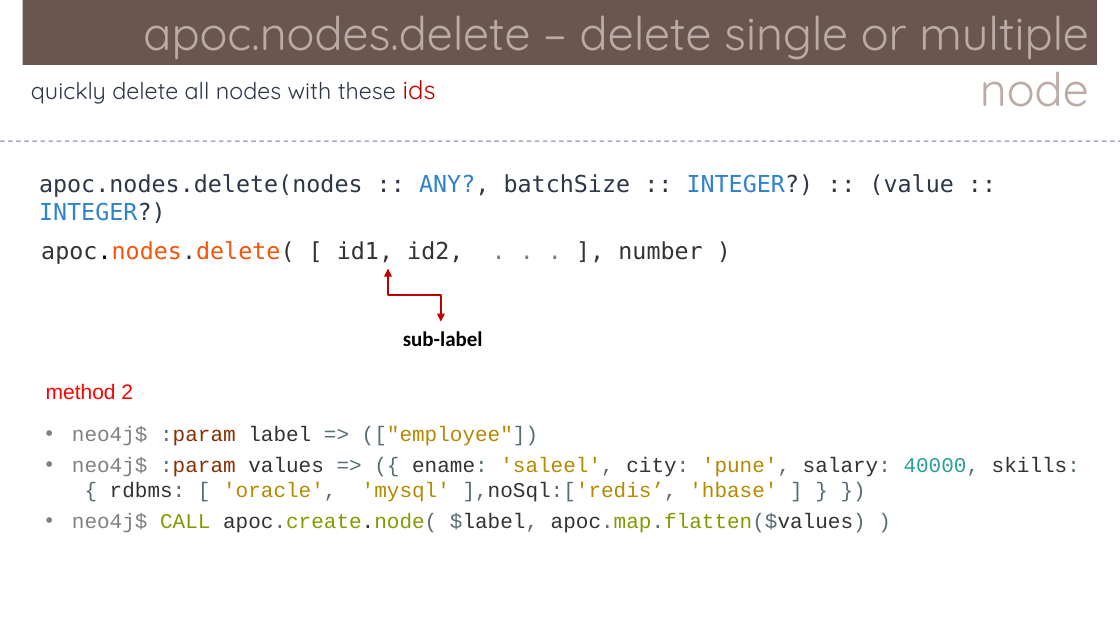
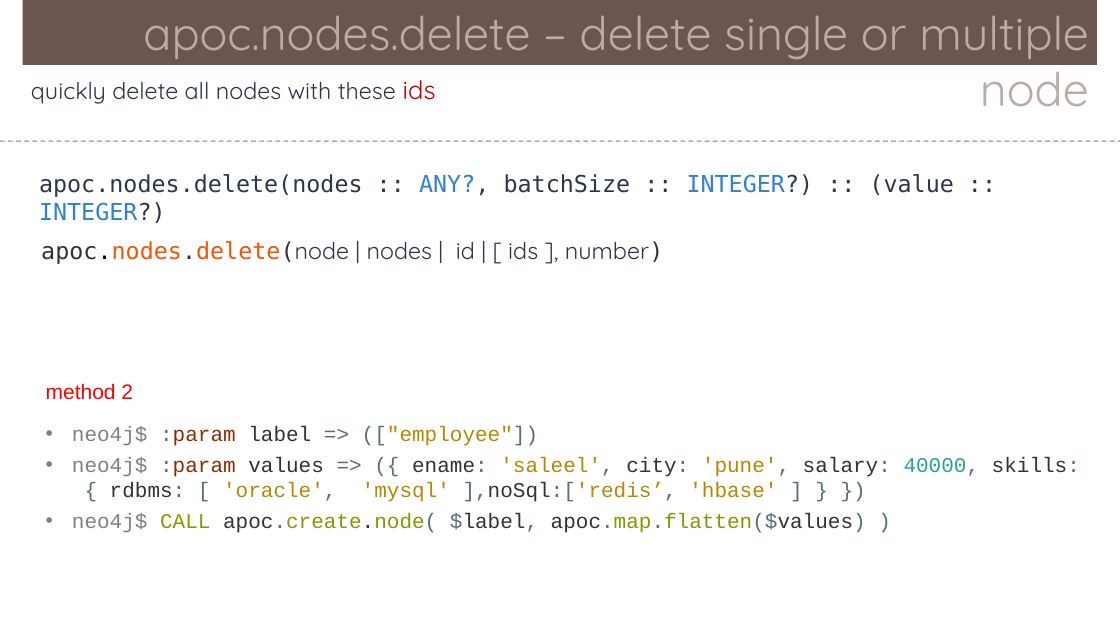
Before and after one commit to Saleel-Bagde/PPT-s, a slide deck: slide 46 of Neo4j.pptx (slide 41 before the commit). Drawn at 1120x630 pixels with LibreOffice and Linux fonts; fonts in the diff are those of the drawing. Boxes give left, top, right and bottom in pixels: in the first picture for what was removed or moved away, otherwise in the second. Text is boxed around its words. In the diff, an @@ line names an element or a change of style, - is before the commit and + after.

```diff
--- a/Neo4j.pptx
+++ b/Neo4j.pptx
@@ text at bbox=[41, 241, 663, 264]: text changed; font DejaVu Sans Mono to Quicksand; text colour #333333 to #2D3748 @@
-apoc.nodes.delete( [ id1, id2, . . . ], number )
+apoc.nodes.delete(node | nodes | id | [ ids ], number)
@@ elbow double arrow removed from (388, 269) to (441, 322) @@
@@ text removed at bbox=[403, 331, 483, 346] @@
-sub-label
```
Also in this commit, not shown: 4 other slides changed, 5 slides added.
